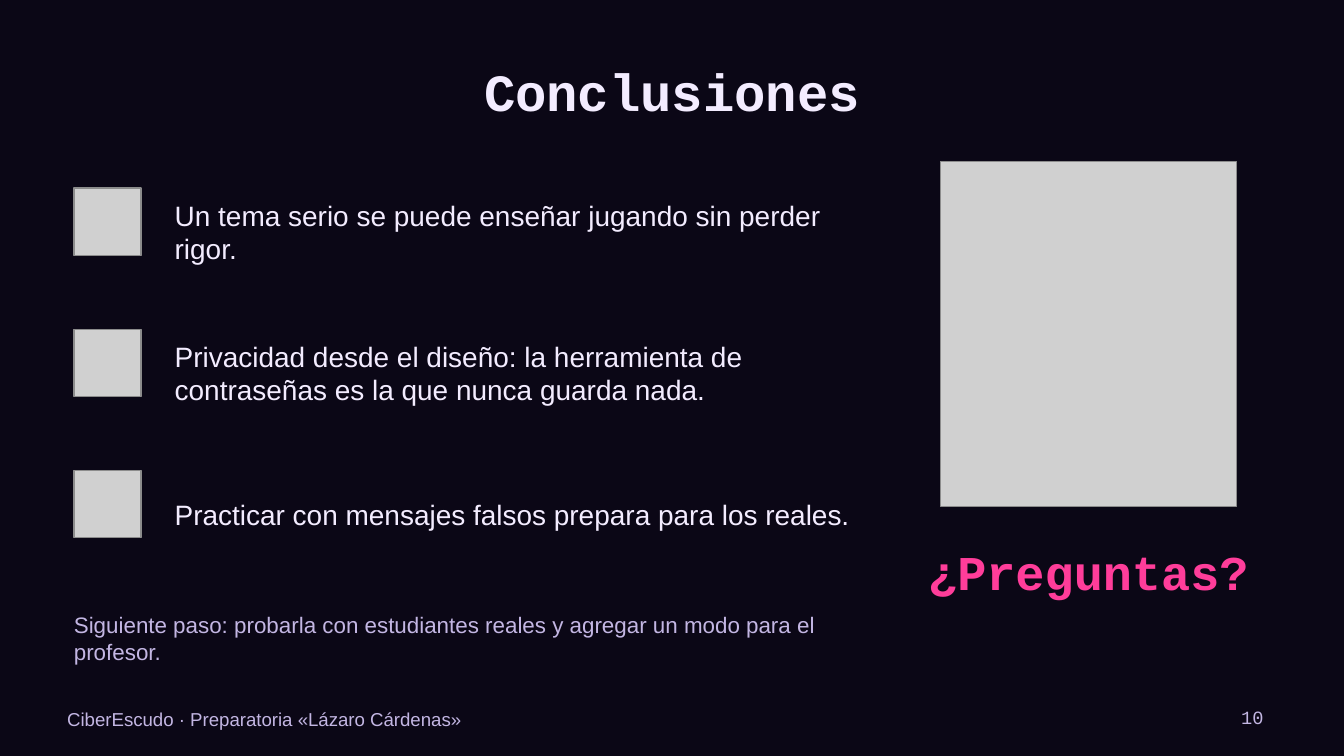
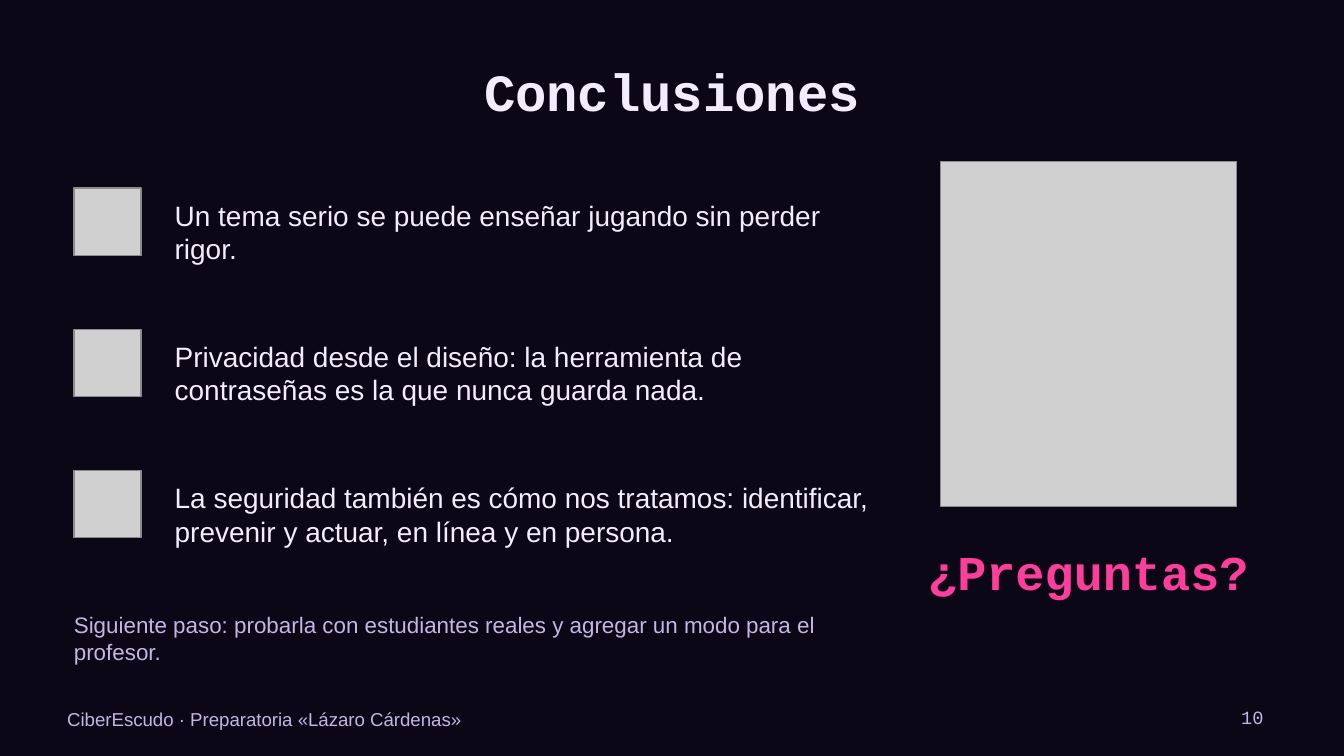
Before and after one commit to Biggu-Bosu/DESCARGAS, a slide deck: slide 10 of ciberescudo/entregables/GUION.pptx. Drawn at 1344x756 pixels with LibreOffice and Linux fonts; fonts in the diff are those of the drawing; grey boxes stand for pictures. Boxes give left, top, right and bottom in pixels: in the first picture for what was removed or moved away, otherwise in the second. Text is boxed around its words. In the diff, an @@ line names an element or a change of style, - is before the commit and + after.

```diff
--- a/ciberescudo/entregables/GUION.pptx
+++ b/ciberescudo/entregables/GUION.pptx
@@ text at bbox=[175, 487, 868, 547]: text changed @@
-Practicar con mensajes falsos prepara para los reales.
+La seguridad también es cómo nos tratamos: identificar, prevenir y actuar, en línea y en persona.
```
Also in this commit, not shown: 7 other slides changed, 3 other files.
